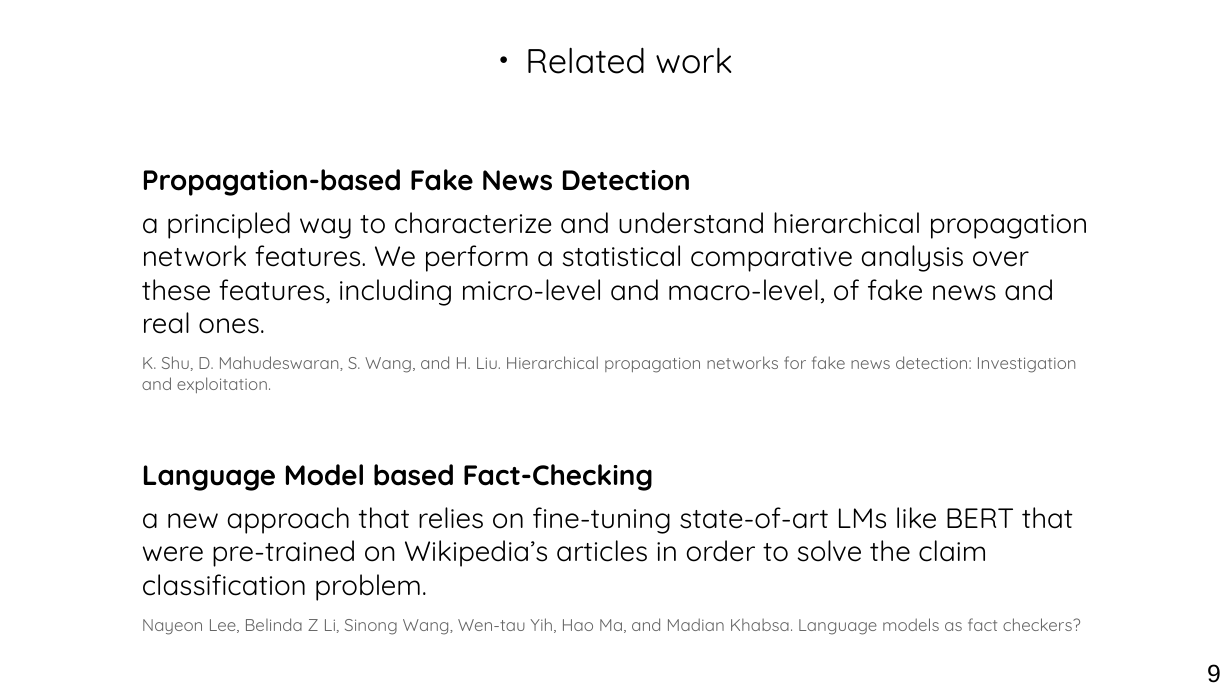
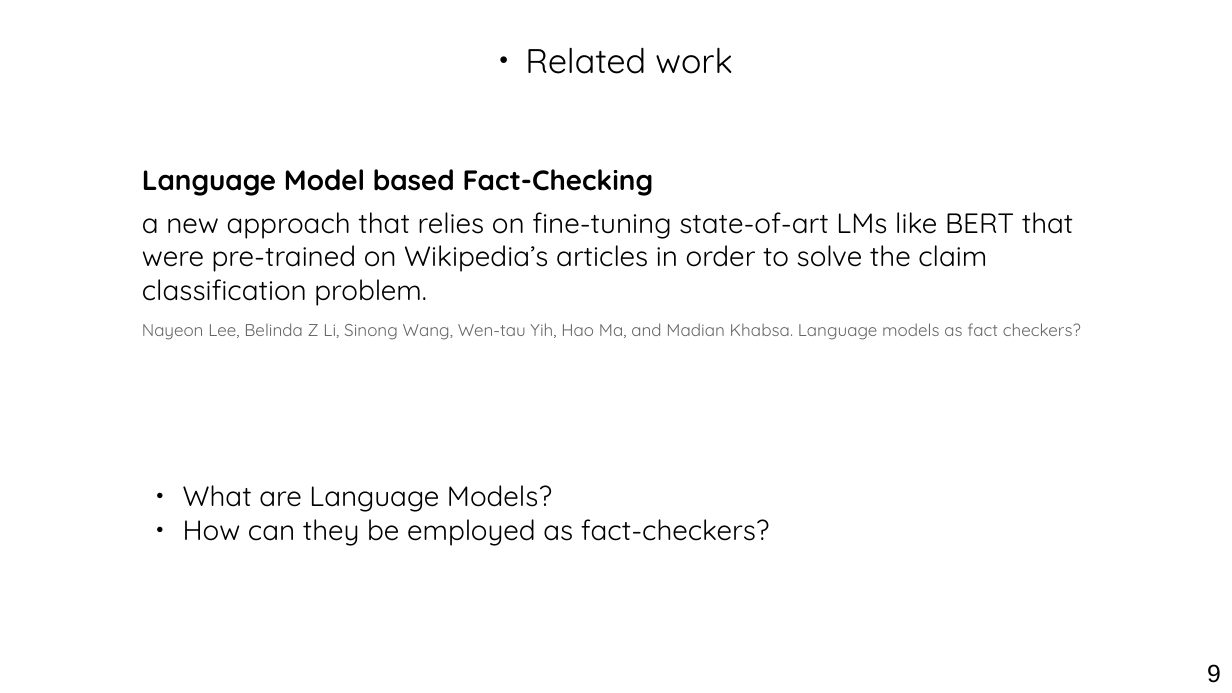
Before and after one commit to othmanelhoufi/LM-for-FactChecking, a slide deck: slide 9 of presentation/NLP_fact_checking.odp. Drawn at 1232x693 pixels with LibreOffice and Linux fonts; fonts in the diff are those of the drawing. Boxes give left, top, right and bottom in pixels: in the first picture for what was removed or moved away, otherwise in the second. Text is boxed around its words. In the diff, an @@ line names an element or a change of style, - is before the commit and + after.

```diff
--- a/presentation/NLP_fact_checking.odp
+++ b/presentation/NLP_fact_checking.odp
@@ text at bbox=[142, 169, 1088, 394]: paragraphs removed @@
-Propagation-based Fake News Detection
-a principled way to characterize and understand hierarchical propagation network features. We perform a statistical comparative analysis over these features, including micro-level and macro-level, of fake news and real ones.
-K. Shu, D. Mahudeswaran, S. Wang, and H. Liu. Hierarchical propagation networks for fake news detection: Investigation and exploitation.
@@ text added at bbox=[183, 485, 770, 546], 18 pt, text #000000 @@
+● What are Language Models?
+● How can they be employed as fact-checkers?
```
Also in this commit, not shown: 8 other slides changed, 5 slides added, 3 slides removed, 32 other files.
